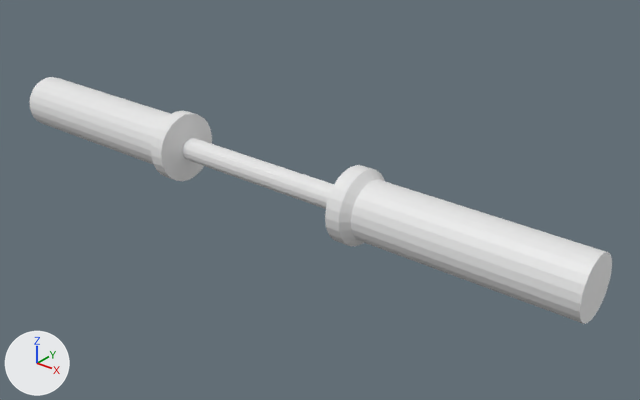
A saved change to the OBJ model demo/WyomingWill/BicycleWheel/bicycle-wheel-meshes/wheel-axle.obj.
Camera for both pictures: a camera (50 mm lens) standing at (35.6, -38.6, 23.5) and looking at (3.3, 1.7, -1.5). Arrows for +X, +Y and +Z are at lower left; the lights stay in place. The older version comes first. Where no turn or scale is listed for an object, it has been applied to the vertices. Vertices at exactly the same position are counted once.

Before the edit, the objects in view are built like this:
```python
me_wheel_axle = bpy.data.meshes.new('wheel-axle')
me_wheel_axle.from_pydata(...)  # 230 vertices, 448 faces; spans x -22.5..22.5, y -2.4..2.4, z -2.4..2.4
ob_wheel_axle = bpy.data.objects.new('wheel-axle', me_wheel_axle)
ob_wheel_axle.location = (0.0, 0.0, 0.0)
```
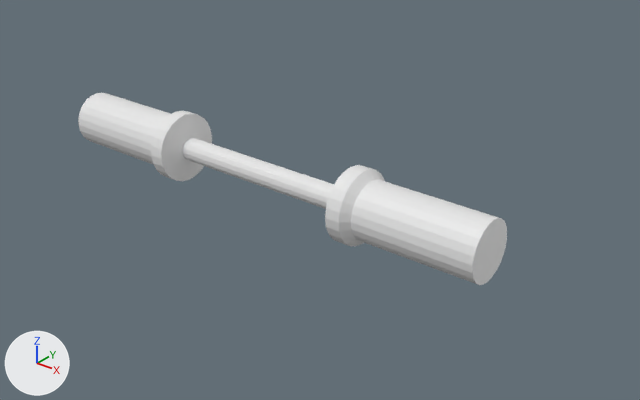
Pixel boxes (x1, y1, x2, y2) of what changed, in the pictures (640 x 400 px; the box of a moved part takes in the faces that stretch with it):
'wheel-axle', reshaped (26% narrower, 22% shorter)
    before: (29, 77, 612, 324)
    after: (78, 93, 507, 285)
part 1 of me_wheel_axle, moved or reshaped
    both: (182, 138, 334, 209)
part 2 of me_wheel_axle, moved or reshaped
    before: (29, 77, 170, 165)
    after: (78, 93, 170, 165)
part 3 of me_wheel_axle, moved or reshaped
    before: (351, 180, 612, 324)
    after: (351, 180, 507, 285)

The change, as a diff of the scene's bpy script:
```diff
--- a/demo/WyomingWill/BicycleWheel/bicycle-wheel-meshes/wheel-axle.obj.py
+++ b/demo/WyomingWill/BicycleWheel/bicycle-wheel-meshes/wheel-axle.obj.py
@@ me_wheel_axle @@
 # used by ob_wheel_axle; location = (0.0, 0.0, 0.0)
-me_wheel_axle.from_pydata(...)  # 230 vertices, 448 faces; spans x -22.5..22.5, y -2.4..2.4, z -2.4..2.4
+me_wheel_axle.from_pydata(...)  # 230 vertices, 448 faces; spans x -16.5..16.5, y -2.4..2.4, z -2.4..2.4
+# me_wheel_axle part 1: the loose piece of 34 vertices spanning x -22.0..22.0, y -0.8..0.8, z -0.8..0.8 is scaled about its middle by (0.727, 1, 1)
+# me_wheel_axle part 2: all 25 vertices in x -22.5, y -1.9..1.9, z -1.9..1.9 are moved by (6.0, 0.0, 0.0)
+# me_wheel_axle part 3: all 25 vertices in x 22.5, y -1.9..1.9, z -1.9..1.9 are moved by (-6.0, 0.0, 0.0)
```
